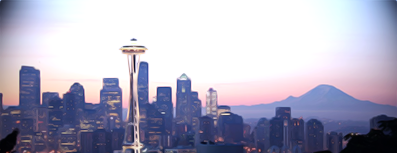
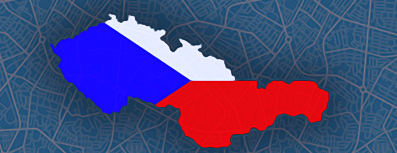
Layered file, before and after one edit (397x153). Changes by layer:
removed group "Images" (1 layers) over bbox(0, 0, 397, 153)
hid "PLACEHOLDER", moved it out of group "Images", painted on it over bbox(0, 0, 397, 153)
added layer "Images" over bbox(0, 0, 397, 153)